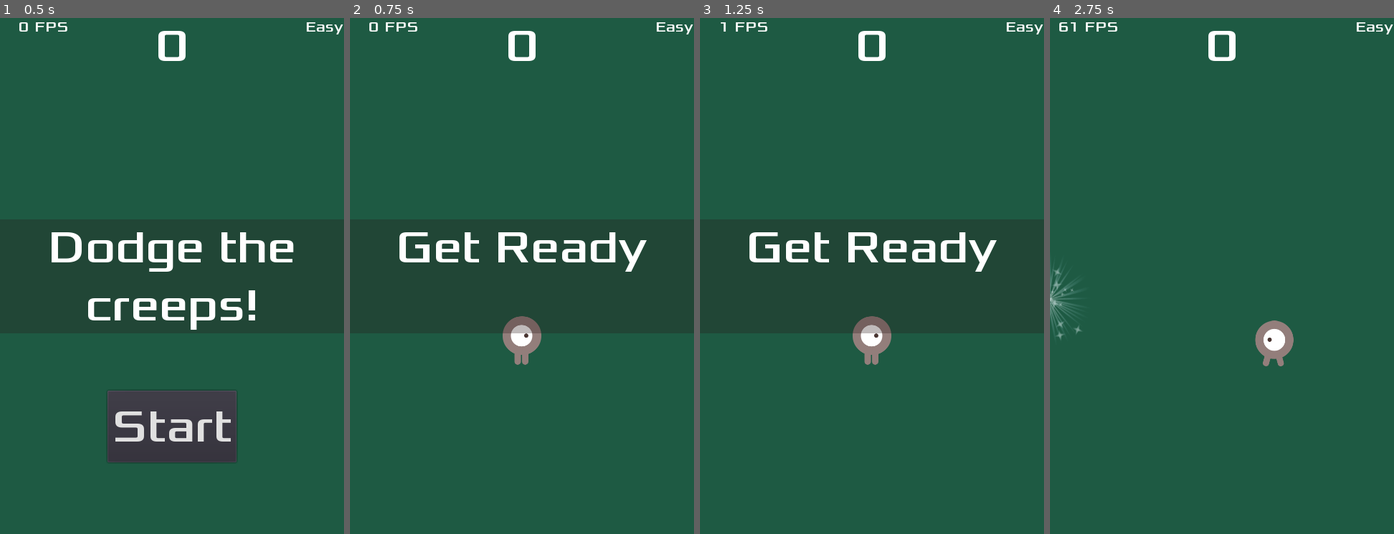
Above: before the commit, frames 1-4 (left to right).
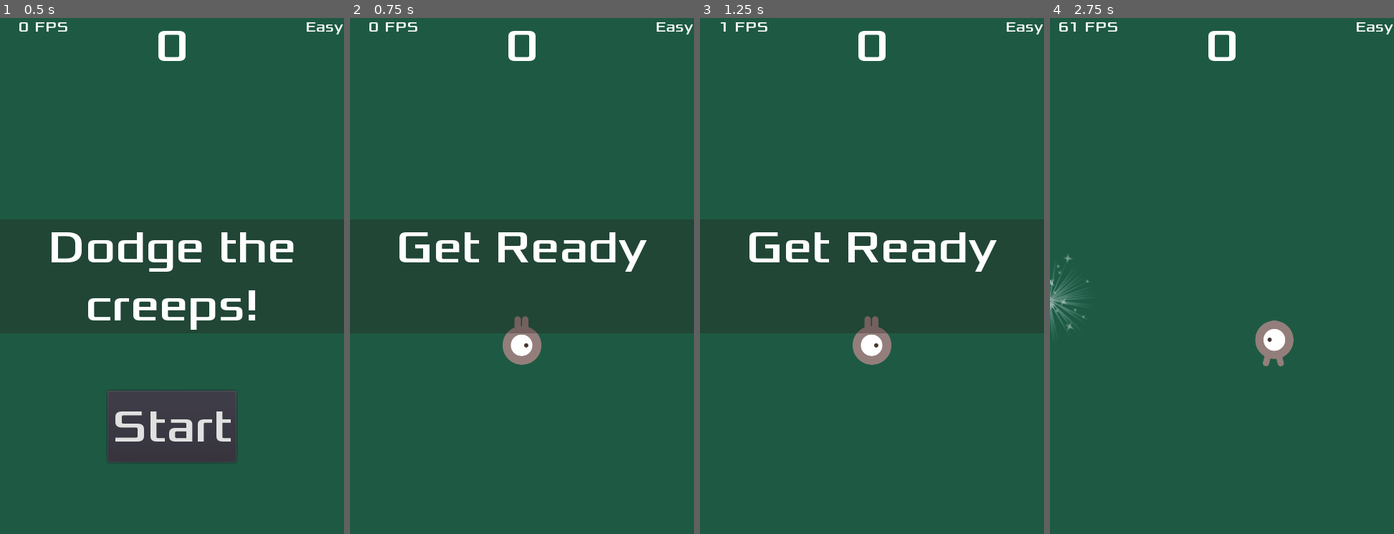
Above: after the commit, the same moments.

Repository: fboulay/godot-engine-first-game
Game: Godot game, scene res://scenes/Main.tscn
Same seed, same stepped clock (60 frames per second), same inputs: the game is played once before the commit and once after it. Sound files missing from this copy of the repository are replaced by a short silence.
Inputs (mouse positions are in pixels of both pictures, inside the frame that each line leads up to):
- Up to frame 1 (0.5 s): no input
- Up to frame 2 (0.75 s): click "Start" at 0.5 s
- Up to frame 3 (1.25 s): no input
- Up to frame 4 (2.75 s): tap Enter at 1.25 s; move the mouse to (1297, 250) at 1.27 s; hold Right (ui_right) 1.28-2 s; click (1297, 250) at 1.42 s; drag from (1153, 301) to (1204, 379) at 2.02 s

Frame 1 is identical in both runs. In frame 2, 0.6% of the frame differs, in the area x 44-56%, y 57-68%; in frame 3, 0.6%; in frame 4, 0.4%.

Commit message:
Player is always facing the right direction
* Either when using the keyboard or the mouse, the player is facing the
correct direction

Diff:
--- a/scenes/Main.tscn
+++ b/scenes/Main.tscn
@@ -136,7 +136,7 @@
 [node name="MobAppearing" type="AnimatedSprite" parent="."]
 visible = false
 frames = SubResource( 2 )
-frame = 32
+frame = 53
 playing = true
 
 [node name="Config" parent="." instance=ExtResource( 9 )]
--- a/scenes/Player.gd
+++ b/scenes/Player.gd
@@ -41,13 +41,23 @@
 	position.x = clamp(position.x, 0, screen_size.x)
 	position.y = clamp(position.y, 0, screen_size.y)
 
-	if velocity.x != 0:
+
+	if _is_facing_right(velocity):
 		$AnimatedSprite.animation = "right"
-		$AnimatedSprite.flip_h = velocity.x < 0
 		$AnimatedSprite.flip_v = false
-	elif velocity.y != 0:
+		$AnimatedSprite.flip_h = false
+	elif _is_facing_left(velocity):
+		$AnimatedSprite.animation = "right"
+		$AnimatedSprite.flip_v = false
+		$AnimatedSprite.flip_h = true
+	elif _is_facing_up(velocity):
 		$AnimatedSprite.animation = "up"
-		$AnimatedSprite.flip_v = velocity.y > 0
+		$AnimatedSprite.flip_v = false
+		$AnimatedSprite.flip_h = false
+	elif _is_facing_down(velocity):
+		$AnimatedSprite.animation = "right"
+		$AnimatedSprite.flip_v = true
+		$AnimatedSprite.flip_h = false
 
 # Returns the velocity using the keyboard input
 func _compute_keyboard_input() -> Vector2:
@@ -78,3 +88,23 @@
 	position = pos
 	show()
 	$CollisionShape2D.disabled = false
+
+func _is_facing_right(vec: Vector2) -> bool:
+	if vec.x == 0 && vec.y == 0:
+		return false
+	return abs(vec.angle_to(Vector2(1, -1))) < PI/2 && abs(vec.angle_to(Vector2(1, 1))) < PI/2
+
+func _is_facing_left(vec: Vector2) -> bool:
+	if vec.x == 0 && vec.y == 0:
+		return false
+	return abs(vec.angle_to(Vector2(-1, -1))) < PI/2 && abs(vec.angle_to(Vector2(-1, 1))) < PI/2
+
+func _is_facing_up(vec: Vector2) -> bool:
+	if vec.x == 0 && vec.y == 0:
+		return false
+	return abs(vec.angle_to(Vector2(-1, -1))) < PI/2 && abs(vec.angle_to(Vector2(1, -1))) < PI/2
+
+func _is_facing_down(vec: Vector2) -> bool:
+	if vec.x == 0 && vec.y == 0:
+		return false
+	return abs(vec.angle_to(Vector2(1, 1))) < PI/2 && abs(vec.angle_to(Vector2(-1, 1))) < PI/2
Not shown, changed: docs/index.pck
